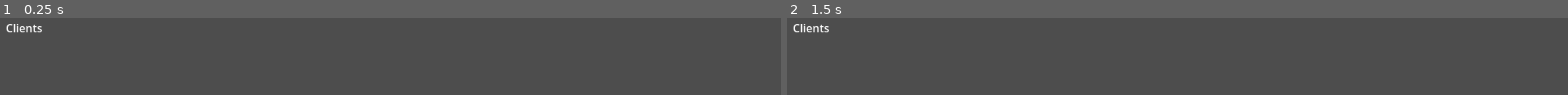
Above: before the commit, frames 1-2 (left to right).
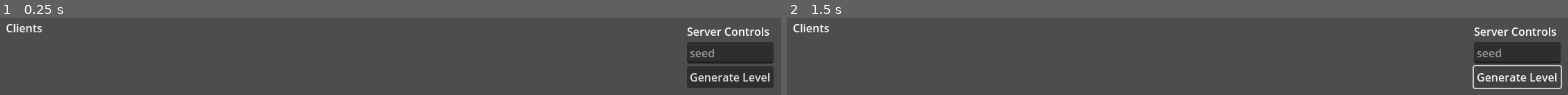
Above: after the commit, the same moments.

Repository: Travh98/SaW_Server
Game: Godot game, scene res://components/game_tree.tscn
Same seed, same stepped clock (60 frames per second), same inputs: the game is played once before the commit and once after it.
Inputs (mouse positions are in pixels of both pictures, inside the frame that each line leads up to):
- Up to frame 1 (0.25 s): no input
- Up to frame 2 (1.5 s): click (1521, 77) at 0.5 s, where only the run after the commit has a clickable "Generate Level"; click (1521, 77) at 1.25 s, where only the run after the commit has a clickable "Generate Level"

The runs differ from the first frame. In frame 1, 6.6% of the frame differs, in the area x 87-100%, y 11-91%; in frame 2, 4.6%.

Commit message:
Serializing and sending level generation array

Diff:
--- a/components/game_tree.tscn
+++ b/components/game_tree.tscn
@@ -1,42 +1,17 @@
-[gd_scene load_steps=2 format=3 uid="uid://lo0cvhptefq6"]
+[gd_scene load_steps=4 format=3 uid="uid://lo0cvhptefq6"]
 
 [ext_resource type="Script" path="res://components/game_tree.gd" id="1_62xxo"]
+[ext_resource type="PackedScene" uid="uid://bjv4mraa6bhhj" path="res://ui/server_controls.tscn" id="2_fdf18"]
+[ext_resource type="PackedScene" uid="uid://dnguqoae2sabp" path="res://ui/player_list.tscn" id="3_e5fxn"]
 
 [node name="GameTree" type="Node"]
 script = ExtResource("1_62xxo")
 
 [node name="Players" type="Node" parent="."]
 
-[node name="PlayerList" type="Control" parent="."]
-layout_mode = 3
-anchors_preset = 15
-anchor_right = 1.0
-anchor_bottom = 1.0
-grow_horizontal = 2
-grow_vertical = 2
+[node name="ServerControls" parent="." instance=ExtResource("2_fdf18")]
 
-[node name="MarginContainer" type="MarginContainer" parent="PlayerList"]
-layout_mode = 1
-anchors_preset = 15
-anchor_right = 1.0
-anchor_bottom = 1.0
-grow_horizontal = 2
-grow_vertical = 2
-theme_override_constants/margin_left = 20
-theme_override_constants/margin_top = 20
-theme_override_constants/margin_right = 20
-theme_override_constants/margin_bottom = 20
-
-[node name="HBoxContainer" type="HBoxContainer" parent="PlayerList/MarginContainer"]
-layout_mode = 2
-
-[node name="ClientControlsList" type="VBoxContainer" parent="PlayerList/MarginContainer/HBoxContainer"]
-custom_minimum_size = Vector2(500, 500)
-layout_mode = 2
-
-[node name="Label" type="Label" parent="PlayerList/MarginContainer/HBoxContainer/ClientControlsList"]
-layout_mode = 2
-text = "Clients"
+[node name="PlayerList" parent="." instance=ExtResource("3_e5fxn")]
 
 [node name="CurrentLevel" type="Node" parent="."]
 
--- /dev/null
+++ b/components/level_generator.gd
@@ -0,0 +1,79 @@
+class_name LevelGenerator
+extends Node
+
+## Generates the level
+
+signal level_tiles_generated(String)
+
+const DIRECTIONS = [Vector2.UP, Vector2.DOWN, Vector2.LEFT, Vector2.RIGHT]
+
+var num_steps: int = 0
+var max_steps: int = 200
+var steps_since_turn: int = 0
+var first_hall_length: int = 6
+
+var current_pos: Vector2 = Vector2.ZERO
+var current_dir: Vector2 = Vector2.UP # Negative Y is up
+var last_spot: Vector2 = Vector2.ZERO
+var step_history: Array[Vector2]
+var borders: Rect2 = Rect2(-20, -39, 40, 40)
+
+
+func start_generation(seed_str: String):
+	seed(seed_str.hash()) # Hash the seed to a number
+
+	# This array is what we will rpc to clients
+	var pos_array: Array = generate_castle()
+	var serialized_array: String = serialize_vector2_array(pos_array)
+	print("Serialized generation: ", serialized_array)
+
+	# Send tile array to Clients
+	level_tiles_generated.emit(serialized_array)
+
+
+func generate_castle() -> Array[Vector2]:
+	step_history.append(current_pos)
+
+	for step_index in max_steps:
+		if randf() <= 0.25 or steps_since_turn >= 4:
+			if num_steps > first_hall_length:
+				change_direction()
+
+		if step():
+			# Add new pos to step history
+			step_history.append(current_pos)
+	return step_history
+
+
+func step() -> bool:
+	var target_pos = current_pos + current_dir
+	if borders.has_point(target_pos):
+		steps_since_turn += 1
+		num_steps += 1
+		current_pos = target_pos
+		return true
+	else:
+		return false
+
+func change_direction():
+	steps_since_turn = 0
+	var possible_dirs = DIRECTIONS.duplicate()
+	possible_dirs.erase(current_dir)
+	possible_dirs.shuffle()
+	current_dir = possible_dirs.pop_front()
+	# Check each new direction until we find one that isnt taken
+	while not borders.has_point(current_pos + current_dir):
+		current_dir = possible_dirs.pop_front()
+		if possible_dirs.is_empty():
+			return
+
+
+func serialize_vector2_array(pos_array) -> String:
+	var serialized_array: String = ""
+	for pos in pos_array:
+		serialized_array += vec2_to_str(pos) + ","
+	return serialized_array
+
+
+func vec2_to_str(pos: Vector2) -> String:
+	return "[" + str(int(pos.x)) + " " + str(int(pos.y)) + "]"
--- a/components/server.gd
+++ b/components/server.gd
@@ -3,6 +3,8 @@
 ## Inspired by tutorial: https://www.youtube.com/watch?v=lnFN6YabFKg&list=PLZ-54sd-DMAKU8Neo5KsVmq8KtoDkfi4s
 
 signal ping_reported(peer_id: int, ping: float)
+
+@onready var level_generator: LevelGenerator = $LevelGenerator
 
 var network: ENetMultiplayerPeer = ENetMultiplayerPeer.new()
 var port: int = 25026
@@ -10,9 +12,12 @@
 var connected_peer_ids = []
 var game_tree: GameTree
 
+
 func _ready():
 	if !search_for_game_tree():
 		return
+
+	level_generator.level_tiles_generated.connect(on_level_tiles_generated)
 	start_server()
 
 
@@ -79,6 +84,15 @@
 	print("Client ", peer_id, " changed name to: ", new_name)
 
 
+func generate_level(seed_str: String):
+	level_generator.start_generation(seed_str)
+
+
+func on_level_tiles_generated(tile_array: String):
+	print("Sending ", tile_array.length(), " characters of tiles to clients")
+	generated_level_tiles.rpc(tile_array)
+
+
 @rpc("call_remote")
 func add_newly_connected_player_character(_peer_id: int):
 	pass
@@ -117,10 +131,15 @@
 
 ## Tutorial for Networked NPCs: https://www.youtube.com/watch?v=87TRvg9TSMc&list=PLRe0l8OGr7rcFTsWm3xyfCOP4NpH72vB1&index=5
 @rpc("call_remote")
-func spawn_new_entity(ent_name: String, global_pos: Vector3):
+func spawn_new_entity(_ent_name: String, _global_pos: Vector3):
 	pass
 
 
 @rpc("call_remote")
-func spawn_existing_entities(entities: Array):
+func spawn_existing_entities(_entities: Array):
 	pass
+
+
+@rpc("call_remote")
+func generated_level_tiles(_tile_str: String):
+	pass
--- a/components/server.tscn
+++ b/components/server.tscn
@@ -1,6 +1,10 @@
-[gd_scene load_steps=2 format=3 uid="uid://b2w23p15fiyns"]
+[gd_scene load_steps=3 format=3 uid="uid://b2w23p15fiyns"]
 
 [ext_resource type="Script" path="res://components/server.gd" id="1_rox3g"]
+[ext_resource type="Script" path="res://components/level_generator.gd" id="2_xvwyd"]
 
 [node name="Server" type="Node"]
 script = ExtResource("1_rox3g")
+
+[node name="LevelGenerator" type="Node" parent="."]
+script = ExtResource("2_xvwyd")
--- /dev/null
+++ b/ui/player_list.tscn
@@ -0,0 +1,36 @@
+[gd_scene format=3 uid="uid://dnguqoae2sabp"]
+
+[node name="PlayerList" type="Control"]
+layout_mode = 3
+anchors_preset = 15
+anchor_right = 1.0
+anchor_bottom = 1.0
+grow_horizontal = 2
+grow_vertical = 2
+mouse_filter = 2
+
+[node name="MarginContainer" type="MarginContainer" parent="."]
+layout_mode = 1
+anchors_preset = 15
+anchor_right = 1.0
+anchor_bottom = 1.0
+grow_horizontal = 2
+grow_vertical = 2
+mouse_filter = 2
+theme_override_constants/margin_left = 20
+theme_override_constants/margin_top = 20
+theme_override_constants/margin_right = 20
+theme_override_constants/margin_bottom = 20
+
+[node name="HBoxContainer" type="HBoxContainer" parent="MarginContainer"]
+layout_mode = 2
+mouse_filter = 2
+
+[node name="ClientControlsList" type="VBoxContainer" parent="MarginContainer/HBoxContainer"]
+custom_minimum_size = Vector2(500, 500)
+layout_mode = 2
+mouse_filter = 2
+
+[node name="Label" type="Label" parent="MarginContainer/HBoxContainer/ClientControlsList"]
+layout_mode = 2
+text = "Clients"
--- /dev/null
+++ b/ui/server_controls.gd
@@ -0,0 +1,16 @@
+extends Control
+
+## Controls for the Server
+
+@onready var seed_line_edit: LineEdit = $MarginContainer/HBoxContainer/VBoxContainer/SeedLineEdit
+@onready var level_gen_button: Button = $MarginContainer/HBoxContainer/VBoxContainer/LevelGenButton
+
+func _ready():
+	level_gen_button.pressed.connect(on_level_gen)
+
+
+func on_level_gen():
+	var seed_str: String = seed_line_edit.text
+	if seed_str.is_empty():
+		seed_str = "balloon"
+	Server.generate_level(seed_str)
--- /dev/null
+++ b/ui/server_controls.tscn
@@ -0,0 +1,47 @@
+[gd_scene load_steps=2 format=3 uid="uid://bjv4mraa6bhhj"]
+
+[ext_resource type="Script" path="res://ui/server_controls.gd" id="1_u3dyg"]
+
+[node name="ServerControls" type="Control"]
+layout_mode = 3
+anchors_preset = 15
+anchor_right = 1.0
+anchor_bottom = 1.0
+grow_horizontal = 2
+grow_vertical = 2
+mouse_filter = 2
+script = ExtResource("1_u3dyg")
+
+[node name="MarginContainer" type="MarginContainer" parent="."]
+layout_mode = 1
+anchors_preset = 15
+anchor_right = 1.0
+anchor_bottom = 1.0
+grow_horizontal = 2
+grow_vertical = 2
+mouse_filter = 2
+theme_override_constants/margin_left = 25
+theme_override_constants/margin_top = 25
+theme_override_constants/margin_right = 25
+theme_override_constants/margin_bottom = 25
+
+[node name="HBoxContainer" type="HBoxContainer" parent="MarginContainer"]
+layout_mode = 2
+mouse_filter = 2
+alignment = 2
+
+[node name="VBoxContainer" type="VBoxContainer" parent="MarginContainer/HBoxContainer"]
+layout_mode = 2
+mouse_filter = 2
+
+[node name="Label" type="Label" parent="MarginContainer/HBoxContainer/VBoxContainer"]
+layout_mode = 2
+text = "Server Controls"
+
+[node name="SeedLineEdit" type="LineEdit" parent="MarginContainer/HBoxContainer/VBoxContainer"]
+layout_mode = 2
+placeholder_text = "seed"
+
+[node name="LevelGenButton" type="Button" parent="MarginContainer/HBoxContainer/VBoxContainer"]
+layout_mode = 2
+text = "Generate Level"
